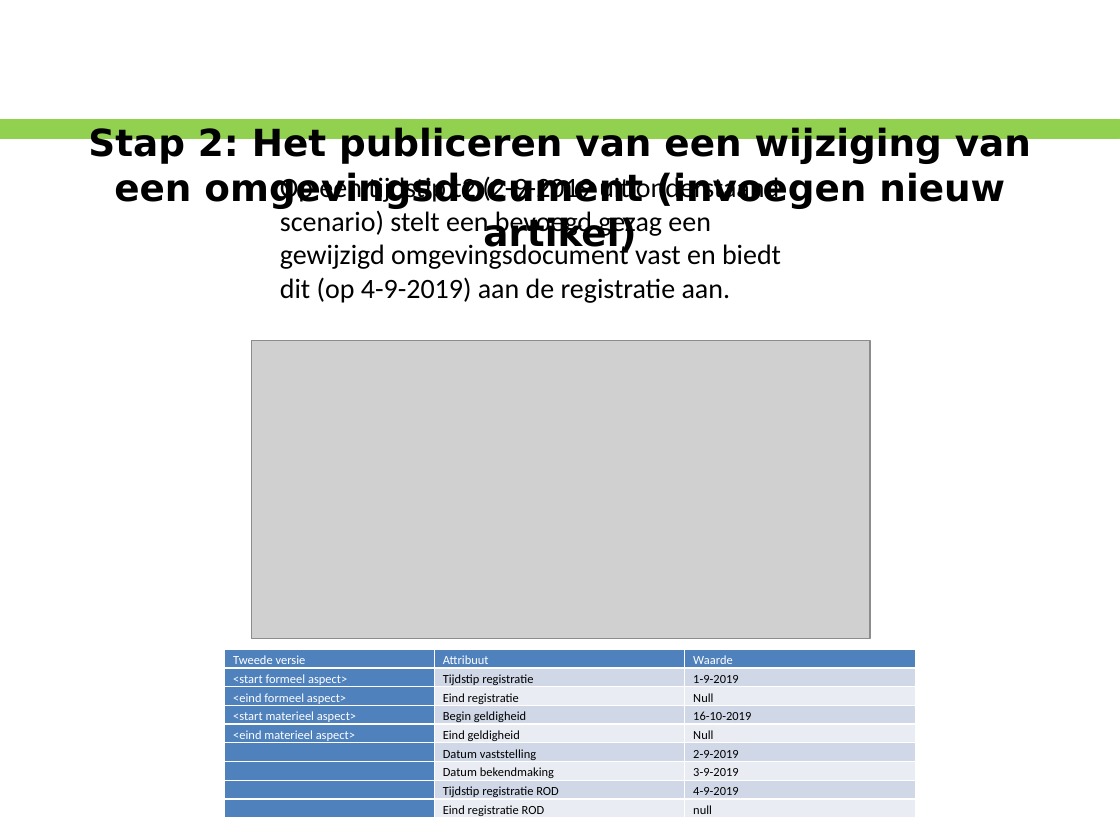
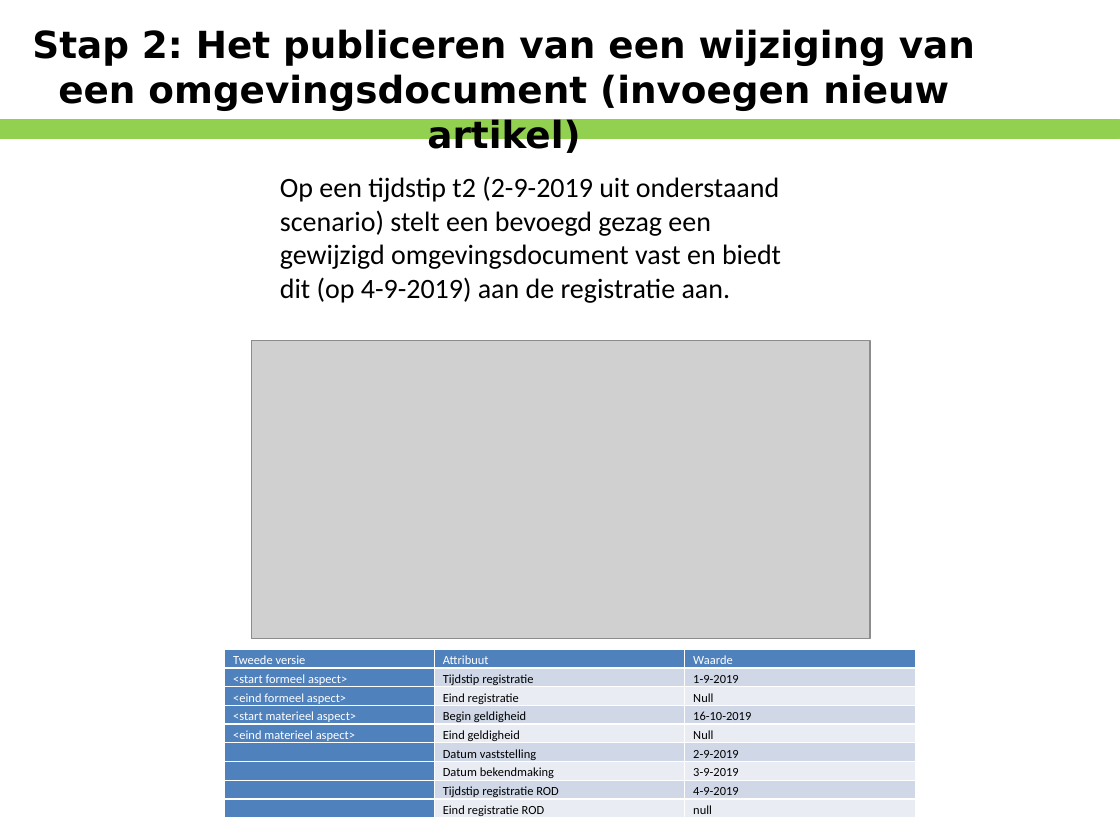
Before and after one commit to Geonovum/IMOR-dev, a slide deck: slide 15 of Modeldocument/IMOD versie05.pptx. Drawn at 1120x840 pixels with LibreOffice and Linux fonts; fonts in the diff are those of the drawing; grey boxes stand for pictures; background and template pictures are left out. Boxes give left, top, right and bottom in pixels: in the first picture for what was removed or moved away, otherwise in the second. Text is boxed around its words. In the diff, an @@ line names an element or a change of style, - is before the commit and + after.

```diff
--- a/Modeldocument/IMOD versie05.pptx
+++ b/Modeldocument/IMOD versie05.pptx
@@ title "Stap 2: Het publiceren van ...": place and size @@
-title "Stap 2: Het publiceren van ..." at bbox=[88, 127, 1031, 254]
+title "Stap 2: Het publiceren van ..." at bbox=[32, 29, 975, 155]
```
Also in this commit, not shown: 3 other slides changed, 4 other files.
